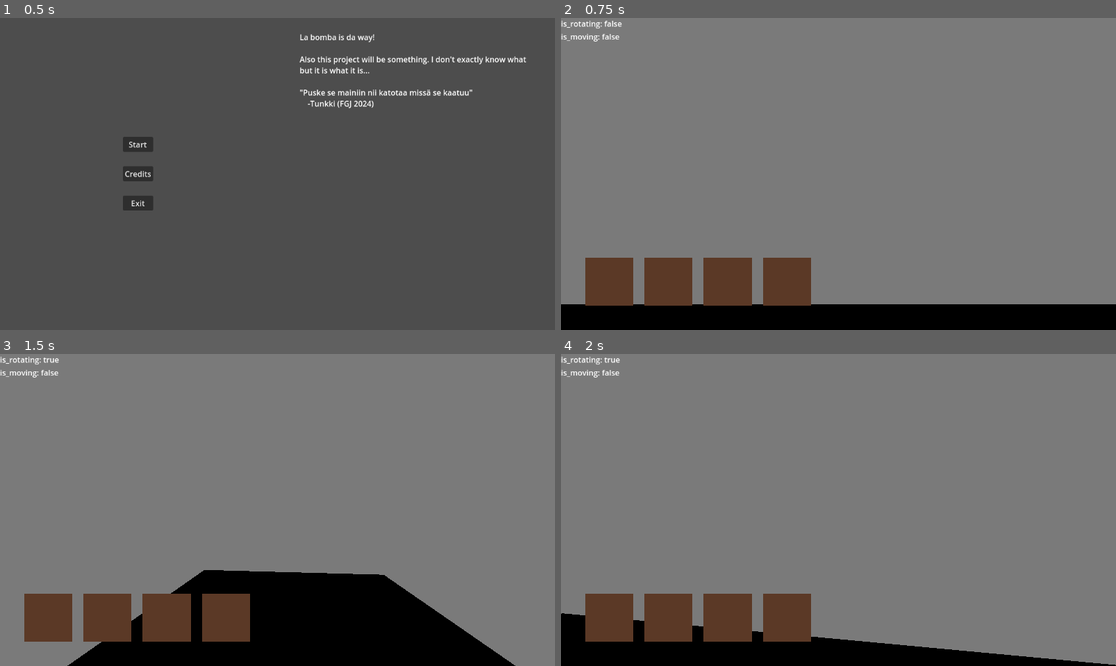
Above: before the commit, frames 1-4 (two rows, left to right).
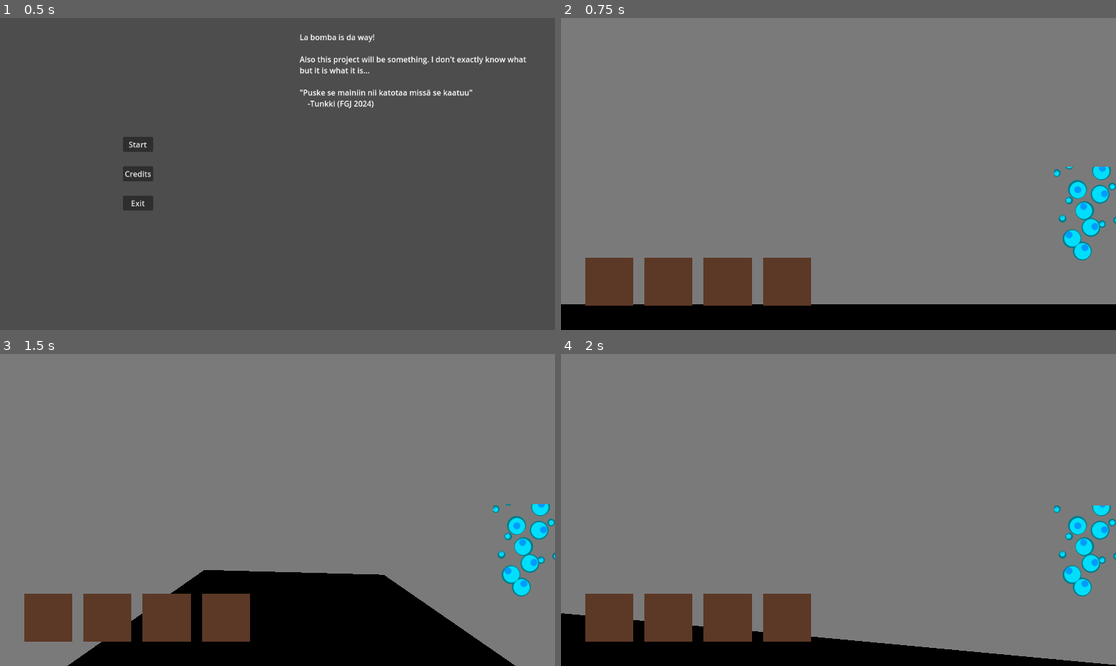
Above: after the commit, the same moments.

Repository: Lauri-Heiskanen/fgj_2025-quest-for-the-legendary-bubble-gum
Game: Godot game, scene res://scenet/MainMenu.tscn
Same seed, same stepped clock (60 frames per second), same inputs: the game is played once before the commit and once after it.
Inputs (mouse positions are in pixels of both pictures, inside the frame that each line leads up to):
- Up to frame 1 (0.5 s): no input
- Up to frame 2 (0.75 s): click "Start" at 0.5 s
- Up to frame 3 (1.5 s): tap Enter (ui_accept) at 1.25 s; move the mouse to (399, 494) at 1.27 s; hold D (right) from 1.28 s (still down); tap 1 (hotbar1) at 1.35 s; click (399, 494) at 1.42 s
- Up to frame 4 (2 s): keep holding D (right); tap Enter (ui_accept) at 1.52 s

Frame 1 is identical in both runs. In frame 2, 1.5% of the frame differs, in the area x 0-100%, y 0-78%; in frame 3, 1.4%; in frame 4, 1.4%.

Commit message:
Texturebar for oxygen

Diff:
--- a/scenet/player.tscn
+++ b/scenet/player.tscn
@@ -14,6 +14,7 @@
 
 [node name="Player" type="CharacterBody3D"]
 script = ExtResource("1_dbqef")
+time_until_demise = 40
 
 [node name="Body" type="MeshInstance3D" parent="."]
 mesh = SubResource("BoxMesh_xby0o")
@@ -33,11 +34,10 @@
 target_position = Vector3(0, 0, -4)
 
 [node name="PlayerUI" parent="." instance=ExtResource("2_3tbcn")]
-mouse_filter = 1
 
-[node name="CenterContainer" parent="PlayerUI" index="0"]
-visible = false
+[node name="Time_Until_Demise" type="Timer" parent="."]
 
 [connection signal="items_changed" from="." to="PlayerUI" method="_on_player_items_changed"]
+[connection signal="timeout" from="Time_Until_Demise" to="." method="_on_time_until_demise_timeout"]
 
 [editable path="PlayerUI"]
--- a/scenet/player_ui.tscn
+++ b/scenet/player_ui.tscn
@@ -1,7 +1,8 @@
-[gd_scene load_steps=3 format=3 uid="uid://btr28agjp3rui"]
+[gd_scene load_steps=4 format=3 uid="uid://btr28agjp3rui"]
 
 [ext_resource type="Script" path="res://scripts/player_ui.gd" id="1_wdkpu"]
 [ext_resource type="Texture2D" uid="uid://42p1tgtir6at" path="res://uiTextures/hotbar_background.png" id="2_3mwjq"]
+[ext_resource type="Texture2D" uid="uid://cstdcigalo0rm" path="res://uiTextures/air_bubbles.png" id="3_ofpn1"]
 
 [node name="PlayerUI" type="Control"]
 layout_mode = 3
@@ -12,25 +13,6 @@
 grow_vertical = 2
 mouse_filter = 1
 script = ExtResource("1_wdkpu")
-
-[node name="Reticle" type="CenterContainer" parent="."]
-visible = false
-layout_mode = 1
-anchors_preset = 8
-anchor_left = 0.5
-anchor_top = 0.5
-anchor_right = 0.5
-anchor_bottom = 0.5
-grow_horizontal = 2
-grow_vertical = 2
-
-[node name="Hor" type="Line2D" parent="Reticle"]
-points = PackedVector2Array(0, -40, 0, 40)
-width = 2.0
-
-[node name="Ver" type="Line2D" parent="Reticle"]
-points = PackedVector2Array(-40, 0, 40, 0)
-width = 2.0
 
 [node name="hotbar_container" type="MarginContainer" parent="."]
 layout_mode = 1
@@ -86,16 +68,15 @@
 
 [node name="item_texture" type="Sprite2D" parent="hotbar_container/hotbar/slot3"]
 
-[node name="MarginContainer2" type="MarginContainer" parent="."]
-layout_mode = 0
-offset_right = 40.0
+[node name="AirSupplyBar" type="TextureProgressBar" parent="."]
+layout_mode = 1
+anchors_preset = 1
+anchor_left = 1.0
+anchor_right = 1.0
+offset_left = -40.0
 offset_bottom = 40.0
-
-[node name="VBoxContainer" type="VBoxContainer" parent="MarginContainer2"]
-layout_mode = 2
-
-[node name="is_rotating" type="Label" parent="MarginContainer2/VBoxContainer"]
-layout_mode = 2
-
-[node name="is_moving" type="Label" parent="MarginContainer2/VBoxContainer"]
-layout_mode = 2
+grow_horizontal = 0
+step = 0.2
+value = 100.0
+fill_mode = 3
+texture_progress = ExtResource("3_ofpn1")
--- a/scripts/player.gd
+++ b/scripts/player.gd
@@ -5,6 +5,9 @@
 const STEP = 20.0
 const JUMP_VELOCITY = 4.5
 
+@export var time_until_demise : int = 100
+@onready var airsupply : TextureProgressBar = $PlayerUI/AirSupplyBar
+@onready var death_timer : Timer = $Time_Until_Demise
 @onready var head : MeshInstance3D = $Head
 @onready var cam_first : Camera3D = $Head/First
 @onready var ray : RayCast3D = $Head/First/RayCast3D
@@ -20,22 +23,19 @@
 var target_rot: Quaternion = Quaternion(transform.basis)
 var target_pos: Transform3D = transform
 
-var motion : int = 0
-var turn : int = 0
-
-var _mouse_motion : Vector2
+var step
 
 func _ready() -> void:
 	# Player cam as main
 	cam_first.make_current()
+	death_timer.wait_time = time_until_demise
+	airsupply.value = time_until_demise
+	death_timer.start()
 
+func _process(delta: float) -> void:
+	airsupply.value = death_timer.time_left
 
 func _physics_process(delta: float) -> void:
-
-	_mouse_motion.y = clamp(_mouse_motion.y, -1550, 1550)
-	ray.transform.basis = Basis(Vector3(0, _mouse_motion.x * -0.001, 0), Vector3.UP, Vector3.FORWARD)
-	ray.transform.basis = Basis(Vector3(_mouse_motion.y * -0.001, 0, 0), Vector3.UP, Vector3.FORWARD)
-
 	if Input.is_action_pressed("forward"):
 		if !is_rotating && !is_moving:
 			# check if facing front
@@ -122,11 +122,6 @@
 
 	move_and_slide()
 
-func _input(event):
-	# Capture and free mouse
-	if event is InputEventMouseMotion:
-		_mouse_motion += event.relative
-
 func add_item(item: String):
 	var i : int = 0
 	while i < 4:
@@ -150,3 +145,9 @@
 		if n == item:
 			return true
 	return false
+
+
+func _on_time_until_demise_timeout() -> void:
+
+	#queue_free()
+	pass # Replace with function body.
--- a/scripts/player_ui.gd
+++ b/scripts/player_ui.gd
@@ -1,15 +1,10 @@
 extends Control
-
-@onready var lbl_player_is_rotating : Label = $MarginContainer2/VBoxContainer/is_rotating
-@onready var lbl_player_is_moving : Label = $MarginContainer2/VBoxContainer/is_moving
 
 @onready var hotbar : HBoxContainer = $hotbar_container/hotbar
 @onready var slots : Array = hotbar.get_children()
 
 # Called when the node enters the scene tree for the first time.
 func _ready() -> void:
-	lbl_player_is_rotating.text = "is_rotating: " + str(get_parent().is_rotating)
-	lbl_player_is_moving.text = "is_moving: " + str(get_parent().is_moving)
 
 	var i : int = 0
 	while i < 4:
@@ -18,10 +13,6 @@
 			slots[i].get_children()[1].texture = load("res://uiTextures/" + item + ".png")
 		i += 1
 
-# Called every frame. 'delta' is the elapsed time since the previous frame.
-func _process(delta: float) -> void:
-	lbl_player_is_rotating.text = "is_rotating: " + str(get_parent().is_rotating)
-	lbl_player_is_moving.text = "is_moving: " + str(get_parent().is_moving)
 
 func _on_player_items_changed(index, new_item):
 	if new_item != null:
Binary file added: uiTextures/air_bubbles.png
Not shown, added: uiTextures/air_bubbles.png.import
